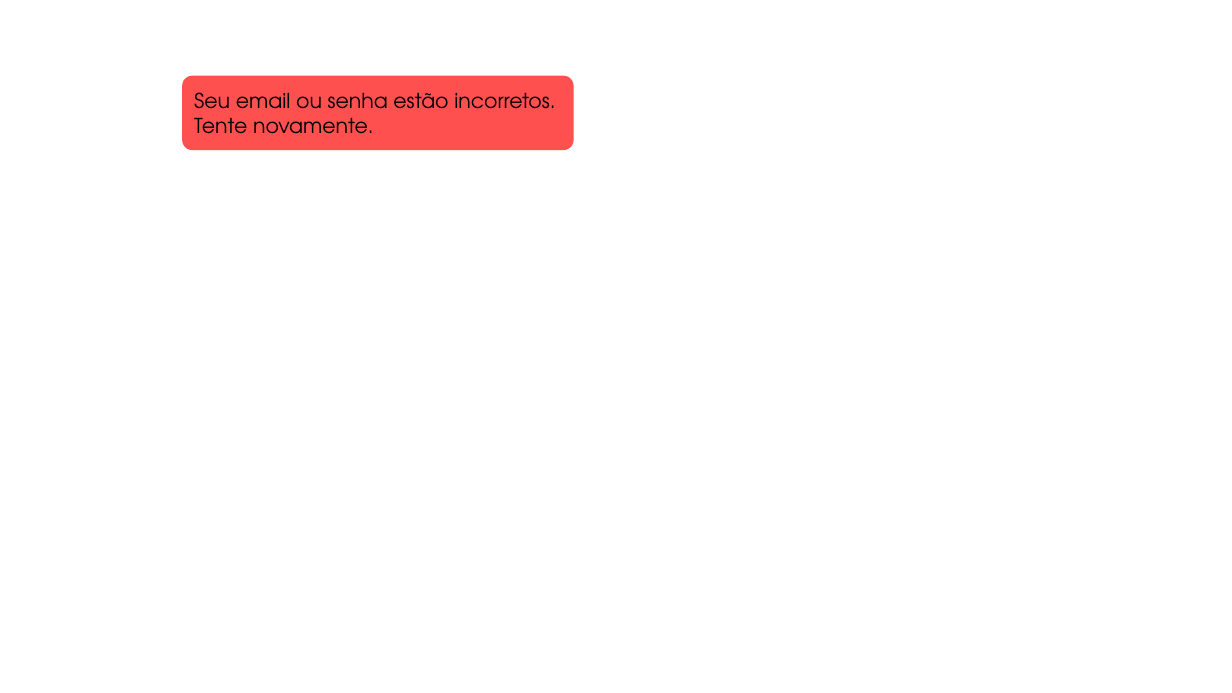
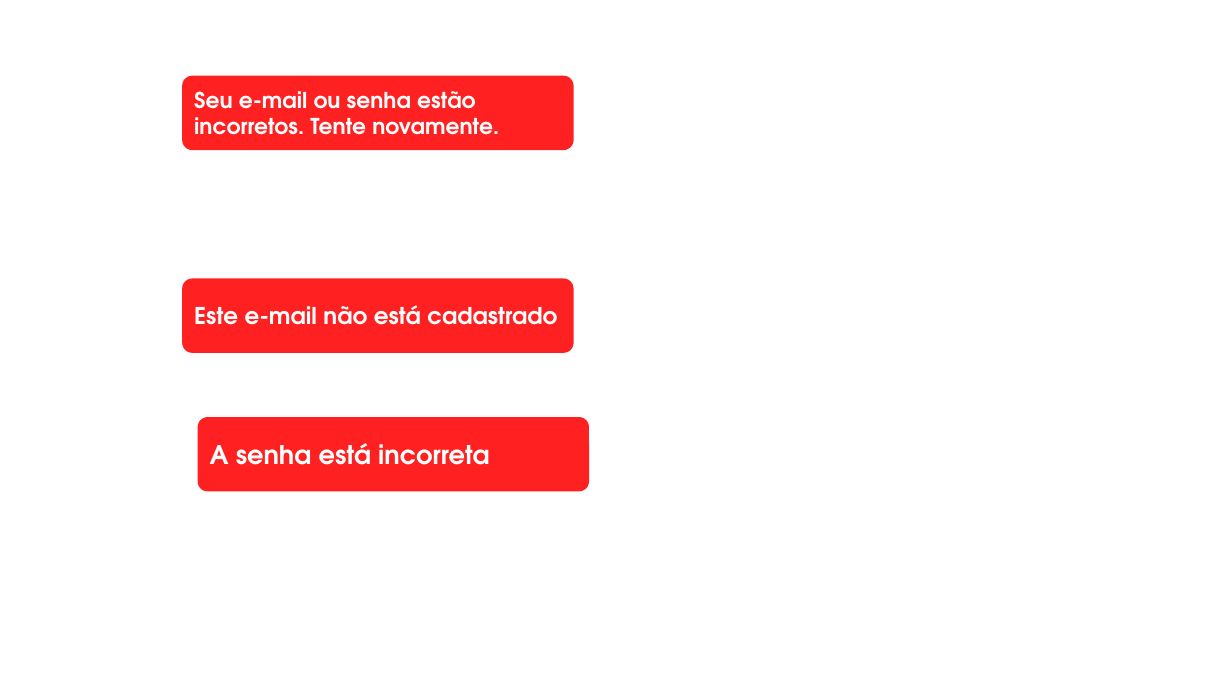
Before and after one commit to ArianeBarros/Projeto-Inova, a slide deck: slide 13 of Imagens/fundinho.pptx. Drawn at 1232x693 pixels with LibreOffice and Linux fonts; fonts in the diff are those of the drawing. Boxes give left, top, right and bottom in pixels: in the first picture for what was removed or moved away, otherwise in the second. Text is boxed around its words. In the diff, an @@ line names an element or a change of style, - is before the commit and + after.

```diff
--- a/Imagens/fundinho.pptx
+++ b/Imagens/fundinho.pptx
@@ rounded rectangle "Seu e-mail ou senha estão ..." at (182, 76, 574, 151): fill #FF5050 to #FF2121 @@
@@ text in rounded rectangle at (194, 91, 499, 135): text changed; size 16 to 17 pt; text colour #000000 to #FFFFFF; bold on @@
-Seu email ou senha estão incorretos. Tente novamente.
+Seu e-mail ou senha estão incorretos. Tente novamente.
@@ rounded rectangle added at (182, 278, 574, 353), fill #FF2121, 18 pt, text #FFFFFF, bold @@
+Este e-mail não está cadastrado
@@ rounded rectangle added at (198, 417, 590, 492), fill #FF2121, 20 pt, text #FFFFFF, bold @@
+A senha está incorreta
```
Also in this commit, not shown: 8 other files.
